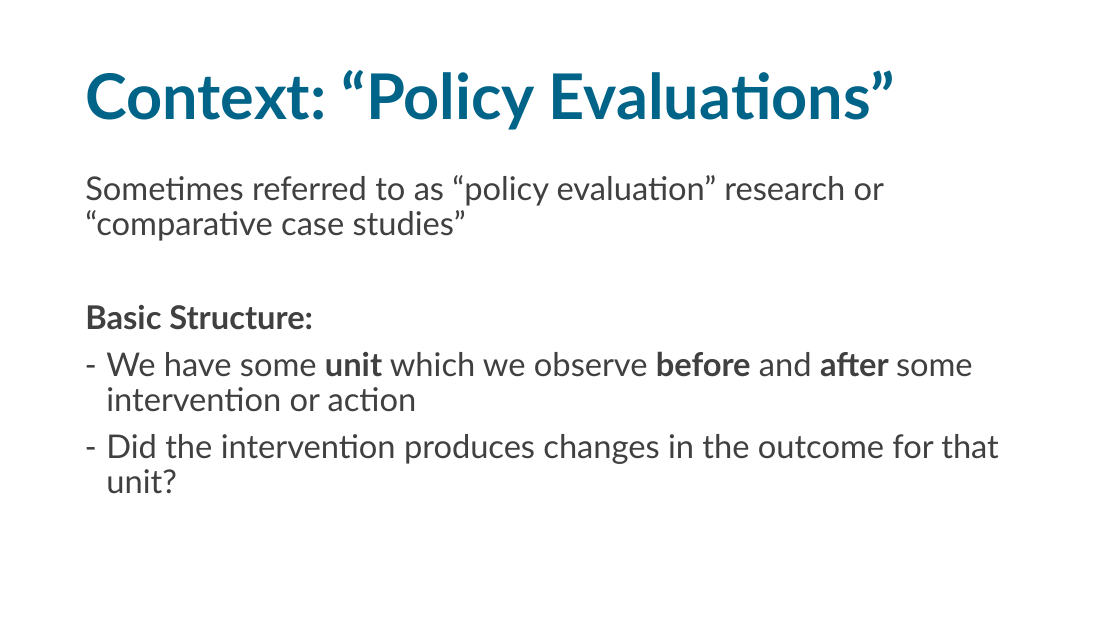
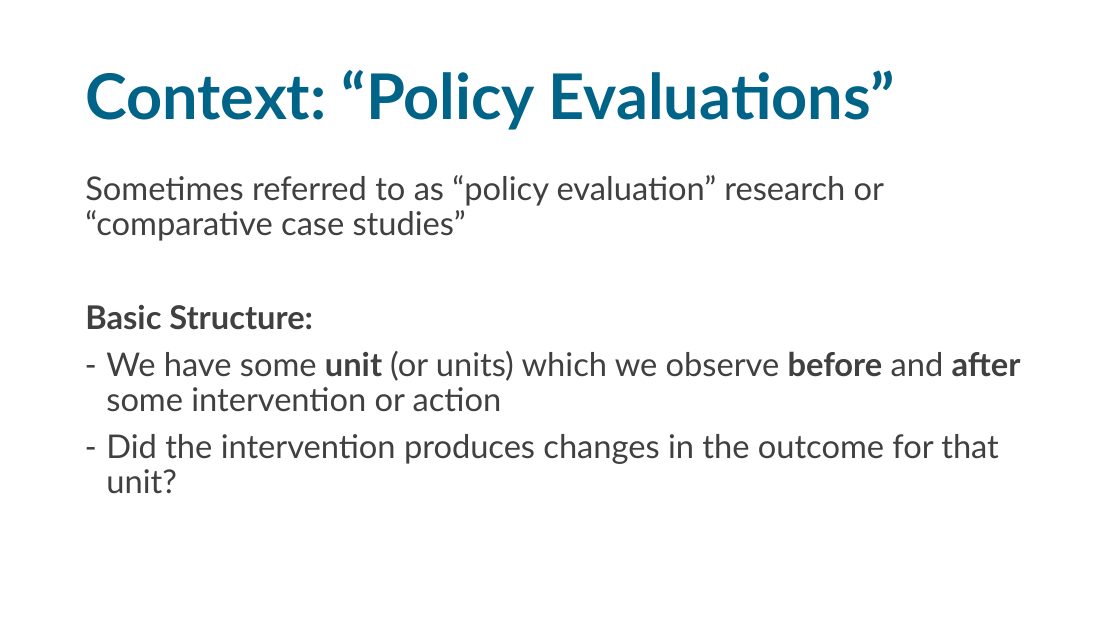
Before and after one commit to sodascience/workshop_causal_impact_assessment, a slide deck: slide 8 of lectures/01_introduction/intro_1.pptx. Drawn at 1120x630 pixels with LibreOffice and Linux fonts; fonts in the diff are those of the drawing. Boxes give left, top, right and bottom in pixels: in the first picture for what was removed or moved away, otherwise in the second. Text is boxed around its words. In the diff, an @@ line names an element or a change of style, - is before the commit and + after.

```diff
--- a/lectures/01_introduction/intro_1.pptx
+++ b/lectures/01_introduction/intro_1.pptx
@@ text at (106, 351, 1021, 412): text changed @@
-– We have some unit which we observe before and after some intervention or action
+– We have some unit (or units) which we observe before and after some intervention or action
```
Also in this commit, not shown: 8 other slides changed, 7 slides added, 28 slides removed, 5 other files.
